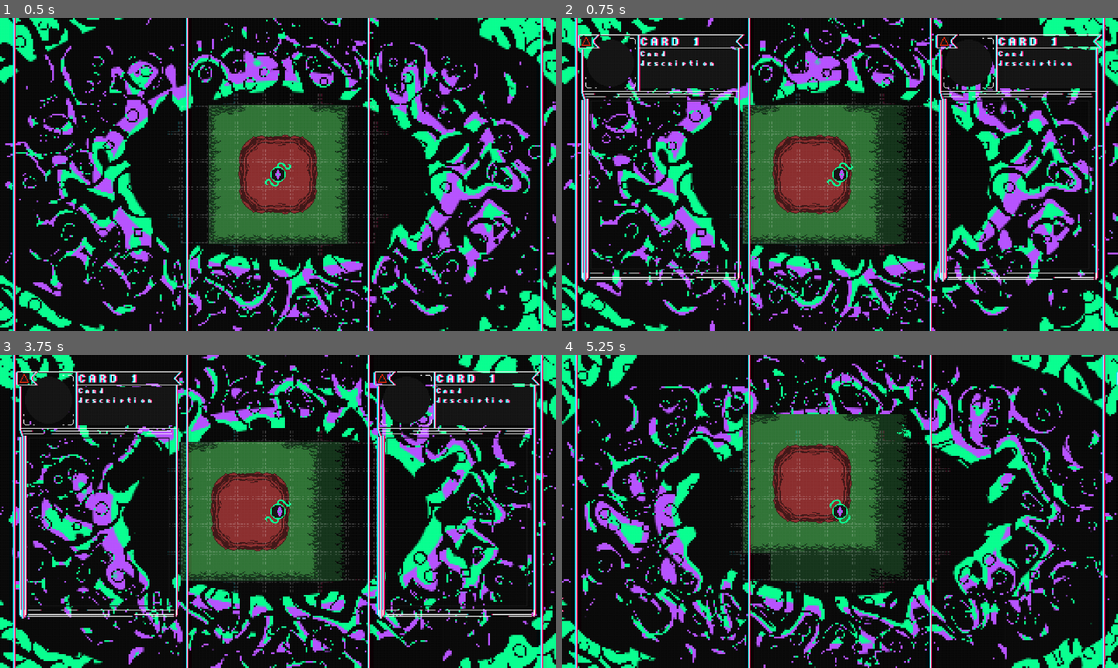
Above: before the commit, frames 1-4 (two rows, left to right).
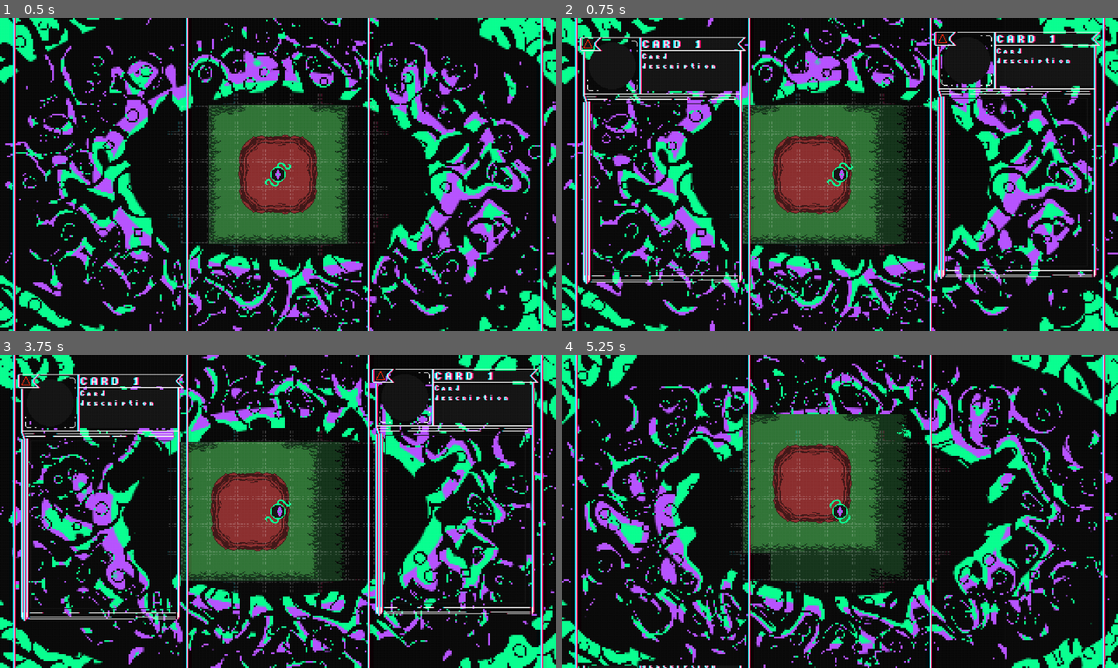
Above: after the commit, the same moments.

Repository: FaunaPolaris/HomeMadeCCG
Game: Godot game, scene res://scenes/main_screen.tscn
Two runs of this game, one before a commit and one after it. Both use one fixed random seed, a clock stepped at 60 frames per second and the inputs below.
Inputs (mouse positions are in pixels of both pictures, inside the frame that each line leads up to):
- Up to frame 1 (0.5 s): no input
- Up to frame 2 (0.75 s): tap Enter at 0.5 s; move the mouse to (962, 158) at 0.52 s; hold Right (ui_right) from 0.53 s (still down); hold E (toggle_deck) from 0.53 s (still down); click (962, 158) at 0.67 s
- Up to frame 3 (3.75 s): release Right (ui_right) at 1.25 s; release E (toggle_deck) at 1.25 s; drag from (100, 492) to (250, 574) at 1.27 s; move the mouse to (455, 492) at 2.02 s; hold Right (ui_right) 2.03-2.75 s; hold E (toggle_deck) 2.03-2.75 s; click (455, 492) at 2.17 s; drag from (250, 574) to (111, 464) at 2.77 s; move the mouse to (444, 558) at 3.52 s; hold Left (ui_left) from 3.53 s (still down); hold E (toggle_deck) from 3.53 s (still down)
- Up to frame 4 (5.25 s): release Left (ui_left) at 4.25 s; release E (toggle_deck) at 4.25 s; drag from (673, 464) to (756, 433) at 4.27 s; move the mouse to (867, 511) at 5.02 s; hold Down (ui_down) from 5.03 s (still down); hold E (toggle_deck) from 5.03 s (still down); click (867, 511) at 5.17 s

Frame 1 is identical in both runs. In frame 2, 8.1% of the frame differs, in the area x 2-98%, y 4-86%; in frame 3, 8.0%; in frame 4, 0.1%.

Commit message:
deck slides vertically: player cards rise from the bottom, terrain falls from the top
The lists used to slide out through the sides. Opening now brings the
left list up from below the screen — the first card scrolls from the
bottom into its panel — and the right list down from above. Same
slide_when_closed knob as before, just vertical offsets.

Co-Authored-By: Claude Fable 5 <noreply@anthropic.com>

Diff:
--- a/scenes/main_screen.tscn
+++ b/scenes/main_screen.tscn
@@ -84,7 +84,7 @@
 offset_top = -164.0
 offset_right = -108.0
 offset_bottom = 124.0
-slide_when_closed = Vector2(-212, 0)
+slide_when_closed = Vector2(0, 344)
 open = false
 
 [node name="card_list_right" parent="." instance=ExtResource("7_cardlist")]
@@ -92,5 +92,5 @@
 offset_top = -164.0
 offset_right = 300.0
 offset_bottom = 124.0
-slide_when_closed = Vector2(212, 0)
+slide_when_closed = Vector2(0, -344)
 open = false
